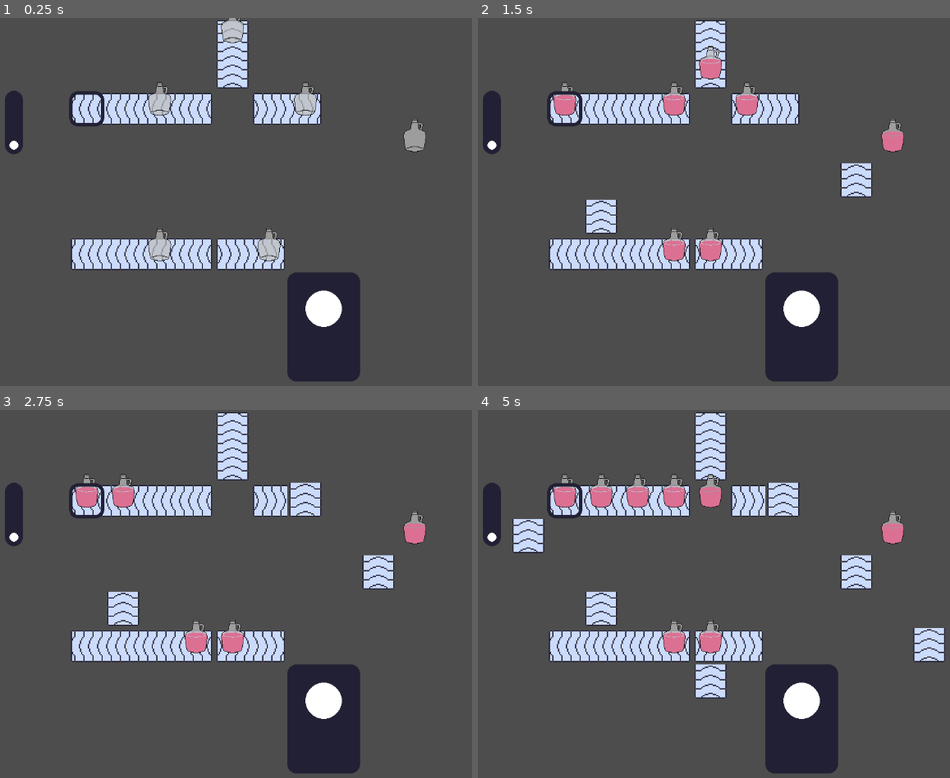
Above: before the commit, frames 1-4 (two rows, left to right).
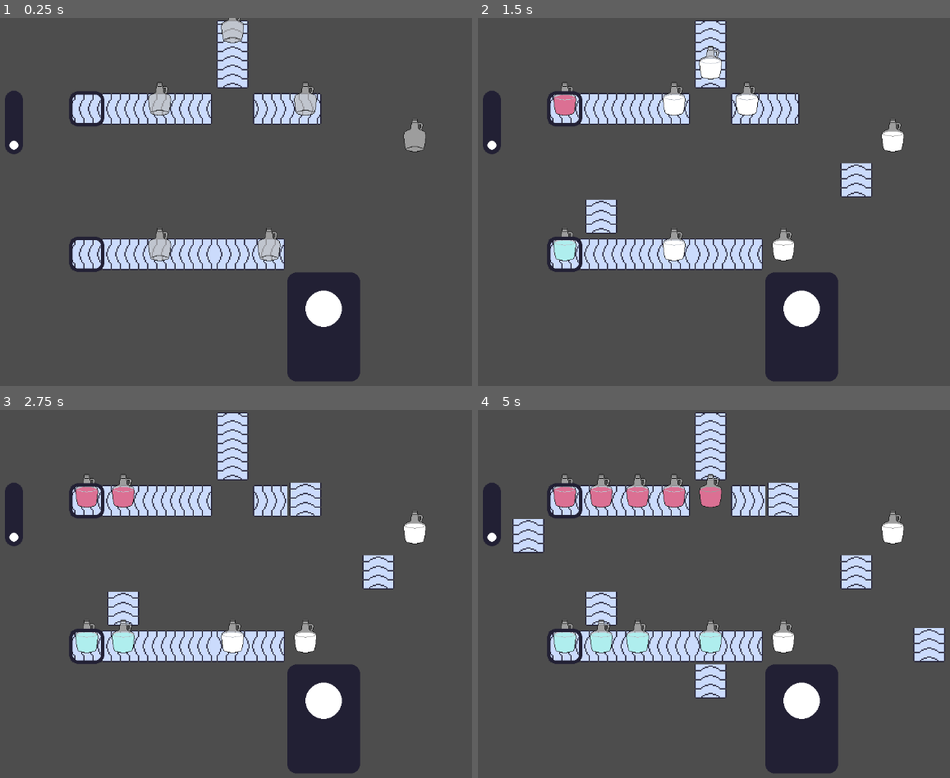
Above: after the commit, the same moments.

Repository: fennylol/juice_time
Game: Godot game, scene res://main.tscn
Two runs of this game, one before a commit and one after it. Both use one fixed random seed, a clock stepped at 60 frames per second and the inputs below.
Inputs (mouse positions are in pixels of both pictures, inside the frame that each line leads up to):
- Up to frame 1 (0.25 s): no input
- Up to frame 2 (1.5 s): tap Enter at 0.5 s; move the mouse to (874, 183) at 0.52 s; click (874, 183) at 0.6 s; tap Space at 1.25 s; move the mouse to (596, 220) at 1.27 s; click (596, 220) at 1.35 s
- Up to frame 3 (2.75 s): move the mouse to (316, 513) at 2.02 s; click (316, 513) at 2.1 s
- Up to frame 4 (5 s): tap Enter at 2.75, 4.25 s; move the mouse to (695, 667) at 2.77 s; click (695, 667) at 2.85 s; tap Space at 3.5 s; move the mouse to (926, 649) at 3.52 s; click (926, 649) at 3.6 s; move the mouse to (529, 538) at 4.27 s; click (529, 538) at 4.35 s

The runs differ from the first frame. In frame 1, 0.5% of the frame differs, in the area x 14-61%, y 59-70%; in frame 2, 2.5%, in the area x 14-91%, y 11-70%; in frame 3, 2.2%; in frame 4, 2.5%.

Commit message:
multiple bottle colors

Diff:
--- /dev/null
+++ b/bottle_tiles.tscn
@@ -0,0 +1,24 @@
+[gd_scene load_steps=4 format=3 uid="uid://bop73xbogd2as"]
+
+[ext_resource type="Texture2D" uid="uid://byt4riujt255d" path="res://JUICE/bottle.png" id="1_lrd07"]
+
+[sub_resource type="TileSetAtlasSource" id="TileSetAtlasSource_bocnk"]
+texture = ExtResource("1_lrd07")
+texture_region_size = Vector2i(64, 64)
+1:0/size_in_atlas = Vector2i(1, 2)
+1:0/0 = 0
+1:0/0/modulate = Color(0.858824, 0.439216, 0.576471, 1)
+0:0/size_in_atlas = Vector2i(1, 2)
+0:0/0 = 0
+
+[sub_resource type="TileSet" id="TileSet_u4uko"]
+tile_size = Vector2i(64, 64)
+sources/0 = SubResource("TileSetAtlasSource_bocnk")
+
+[node name="bottle_tiles" type="TileMap"]
+tile_set = SubResource("TileSet_u4uko")
+format = 2
+layer_0/name = "outline"
+layer_0/tile_data = PackedInt32Array(196621, 0, 0, 393226, 0, 0, 131076, 0, 0, 131077, 0, 0, 131078, 0, 0, 131079, 0, 0, 393224, 0, 0)
+layer_1/tile_data = PackedInt32Array(196621, 65536, 0, 393226, 65536, 0, 131077, 65536, 0, 131078, 65536, 0, 131079, 65536, 0, 393224, 65536, 0)
+layer_2/tile_data = PackedInt32Array(131076, 65536, 0)
--- a/factory/factory_floor.gd
+++ b/factory/factory_floor.gd
@@ -83,7 +83,8 @@
 	KICKER_STATE.clear()
 	GENERATOR_STATE.clear()
 
-	spawn_bottle_generator()
+	spawn_bottle_generator(Color.PALE_VIOLET_RED, Vector2i(4,2))
+	spawn_bottle_generator(Color.PALE_TURQUOISE, Vector2i(4,6))
 	spawn_bottle_filler()
 	spawn_truck()
 
@@ -99,7 +100,13 @@
 		## CHECK CONVEYOR DIRECTION UNDERNEATH AND CREATE ATTEMPT ARRAY
 		var conveyor_dir = DIR_FROM_TILE[CONVEYOR_TILES.get_cell_atlas_coords(0, pos)]
 		var new_pos = pos + conveyor_dir
+
 		var new_attempt = [Color.WHITE, new_pos]
+		### CHECK EACH LIQUID LAYER FOR A POSITION MATCH
+		for layer in range(1, BOTTLE_TILES.get_layers_count()):
+			if BOTTLE_TILES.get_used_cells(layer).has(pos):
+				new_attempt[COLOR] = BOTTLE_TILES.get_layer_modulate(layer)
+
 		## CHECK NEXT TILE FOR A MACHINE
 		## IF MACHINE, PASS FUNCTIONALITY TO MACHINE
 		if MIXER_STATE.has(new_pos):
@@ -131,13 +138,28 @@
 		if success:
 			successful_attempts.append(attempti)
 
-	## CLEAR BOTTLES AND PLACE ARRAY
+	## CLEAR BOTTLES, RESET LAYER COUNT, AND PLACE ARRAY
 	BOTTLE_TILES.clear()
+	while BOTTLE_TILES.get_layers_count() > 1: BOTTLE_TILES.remove_layer(1)
+
+	var color_dict = {}
 	for new_bottle in successful_attempts:
+		var layer_index: int
+
+		if color_dict.has(new_bottle[COLOR]):
+			layer_index = color_dict[new_bottle[COLOR]]
+		else:
+			layer_index = color_dict.keys().size()+1
+			color_dict[new_bottle[COLOR]] = layer_index
+			BOTTLE_TILES.add_layer(layer_index)
+
 		BOTTLE_TILES.set_cell(0, new_bottle[POSITION], 0, Vector2.ZERO)
-		BOTTLE_TILES.set_cell(1, new_bottle[POSITION], 0, Vector2(1,0))
-		var cell_data = BOTTLE_TILES.get_cell_tile_data(1, new_bottle[POSITION])
-		cell_data.modulate = new_bottle[COLOR]
+		BOTTLE_TILES.set_cell(layer_index, new_bottle[POSITION], 0, Vector2(1,0))
+
+		#var cell_data = BOTTLE_TILES.get_cell_tile_data(layer_index, new_bottle[POSITION])
+		BOTTLE_TILES.set_layer_modulate(layer_index, new_bottle[COLOR])
+		pass
+
 
 	### LATER ###
 
@@ -190,9 +212,7 @@
 #endregion
 #region TRUCKS AND FILLERS
 
-func spawn_bottle_generator():
-	var spawn_location = Vector2i(4,2)
-	var generator_color = Color.PALE_VIOLET_RED
+func spawn_bottle_generator(generator_color: Color, spawn_location : Vector2i):
 	TRUCK_AND_FILLERS.set_cell(0, spawn_location, 0, Vector2i(2,2))
 	var new_dict_entry = {
 		spawn_location: {
--- a/factory/factory_floor.tscn
+++ b/factory/factory_floor.tscn
@@ -43,16 +43,13 @@
 rendering_quadrant_size = 4
 collision_animatable = true
 format = 2
-layer_0/tile_data = PackedInt32Array(131078, 0, 0, 131079, 0, 2, 8, 0, 4, 65544, 0, 5, 131082, 0, 7, 131081, 0, 8, 393220, 0, 1, 393221, 0, 0, 393222, 0, 0, 393223, 0, 2, 393225, 0, 7, 393224, 0, 8, 131077, 0, 0, 131076, 0, 1)
+layer_0/tile_data = PackedInt32Array(131078, 0, 0, 131079, 0, 2, 8, 0, 4, 65544, 0, 5, 131082, 0, 7, 131081, 0, 8, 393220, 0, 1, 393221, 0, 0, 393222, 0, 0, 393223, 0, 0, 393225, 0, 2, 393224, 0, 6, 131076, 0, 1, 131077, 0, 0)
 
 [node name="bottle_tiles" type="TileMap" parent="."]
 tile_set = SubResource("TileSet_u4uko")
 format = 2
 layer_0/name = "outline"
 layer_0/tile_data = PackedInt32Array(8, 0, 0, 131078, 0, 0, 196621, 0, 0, 131082, 0, 0, 393225, 0, 0, 393222, 0, 0)
-layer_1/name = "liquid"
-layer_1/z_index = 1
-layer_1/tile_data = PackedInt32Array()
 
 [node name="machine_tiles" type="TileMap" parent="."]
 tile_set = ExtResource("3_aekq4")
Binary file added: JUICE/bottle_black.png
Not shown, added: JUICE/bottle_black.png.import
